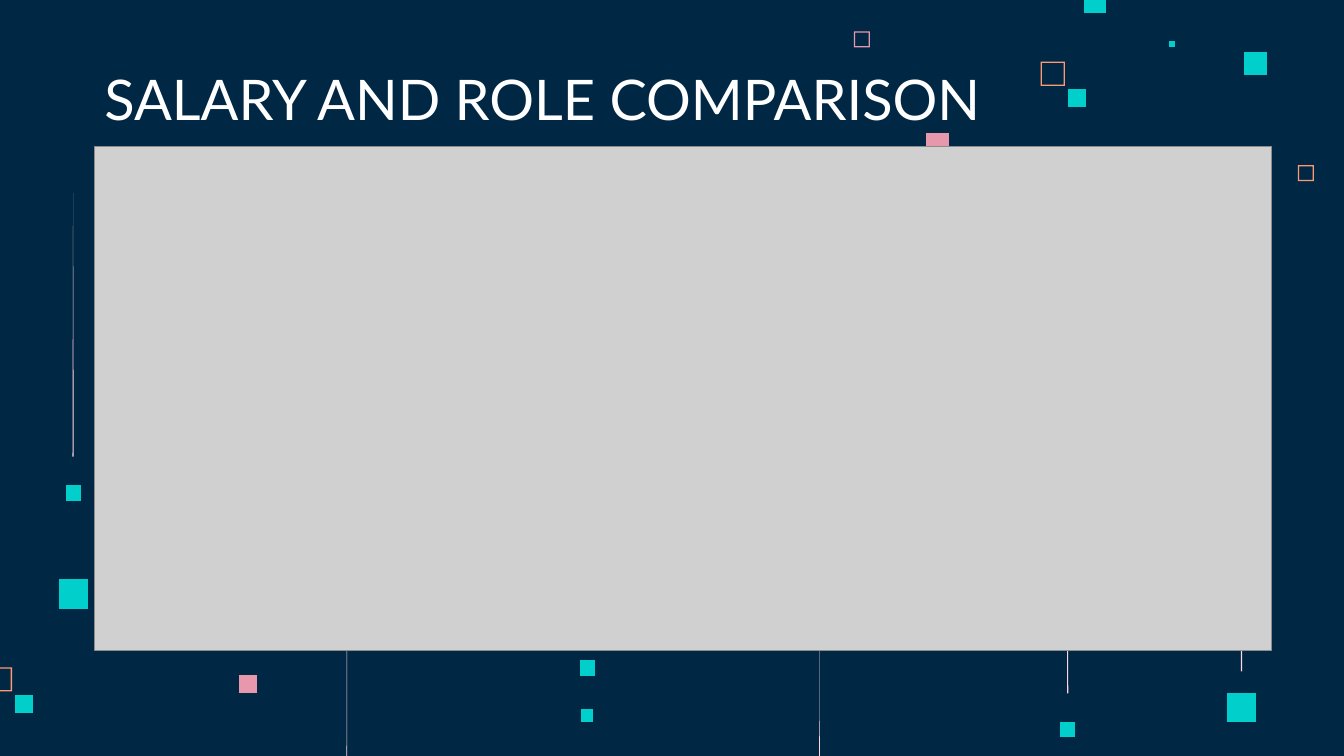
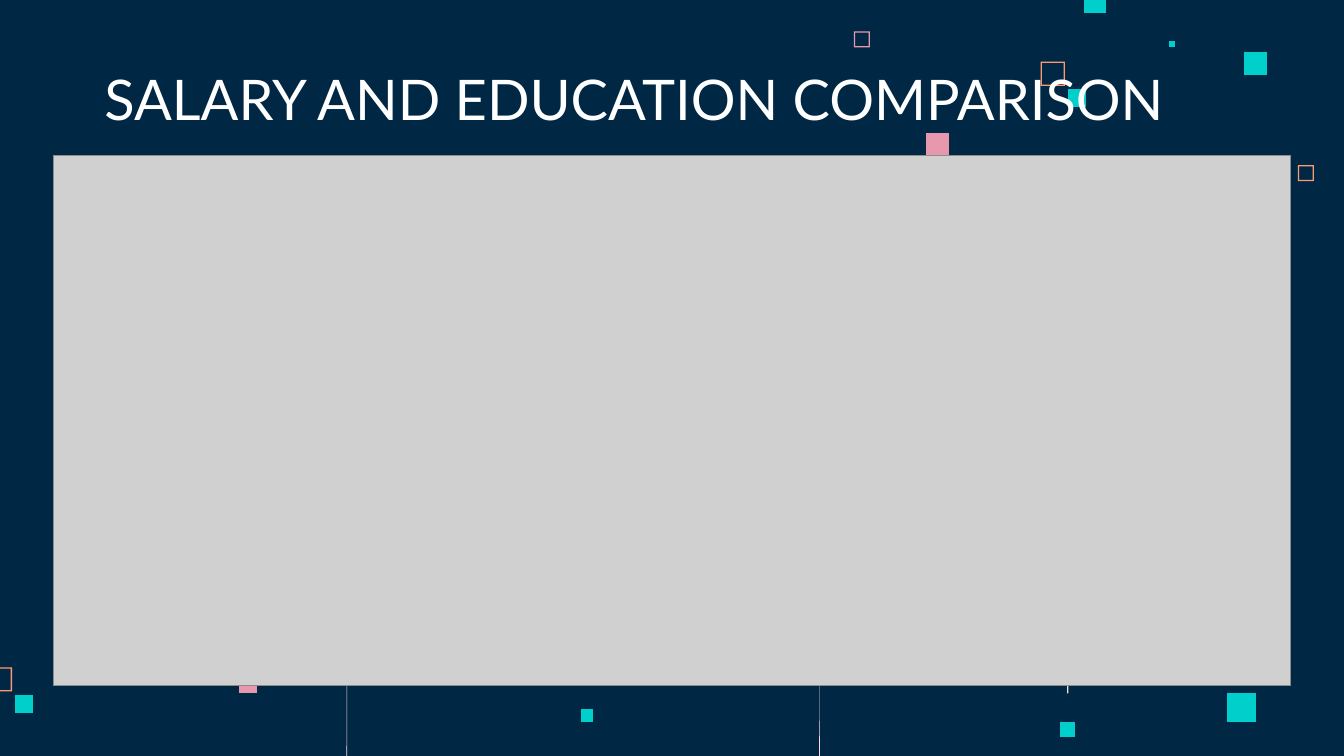
Before and after one commit to AaronKromer/progetto_data, a slide deck: slide 17 of l-diversity.pptx. Drawn at 1344x756 pixels with LibreOffice and Linux fonts; fonts in the diff are those of the drawing; grey boxes stand for pictures. Boxes give left, top, right and bottom in pixels: in the first picture for what was removed or moved away, otherwise in the second. Text is boxed around its words. In the diff, an @@ line names an element or a change of style, - is before the commit and + after.

Commit message:
education income plot

```diff
--- a/l-diversity.pptx
+++ b/l-diversity.pptx
@@ title at bbox=[104, 71, 1164, 121]: text changed @@
-SALARY AND ROLE COMPARISON
+SALARY AND EDUCATION COMPARISON
@@ picture: place and size @@
-picture at bbox=[94, 146, 1271, 650]
+picture at bbox=[54, 156, 1290, 685]
@@ freeform shape removed at bbox=[73, 194, 74, 457] @@
@@ freeform shape removed at bbox=[1241, 407, 1242, 671] @@
@@ freeform shape removed at bbox=[66, 485, 81, 500] @@
@@ freeform shape removed at bbox=[59, 579, 89, 609] @@
@@ freeform shape removed at bbox=[579, 660, 594, 677] @@
```
Also in this commit, not shown: 2 other files.
